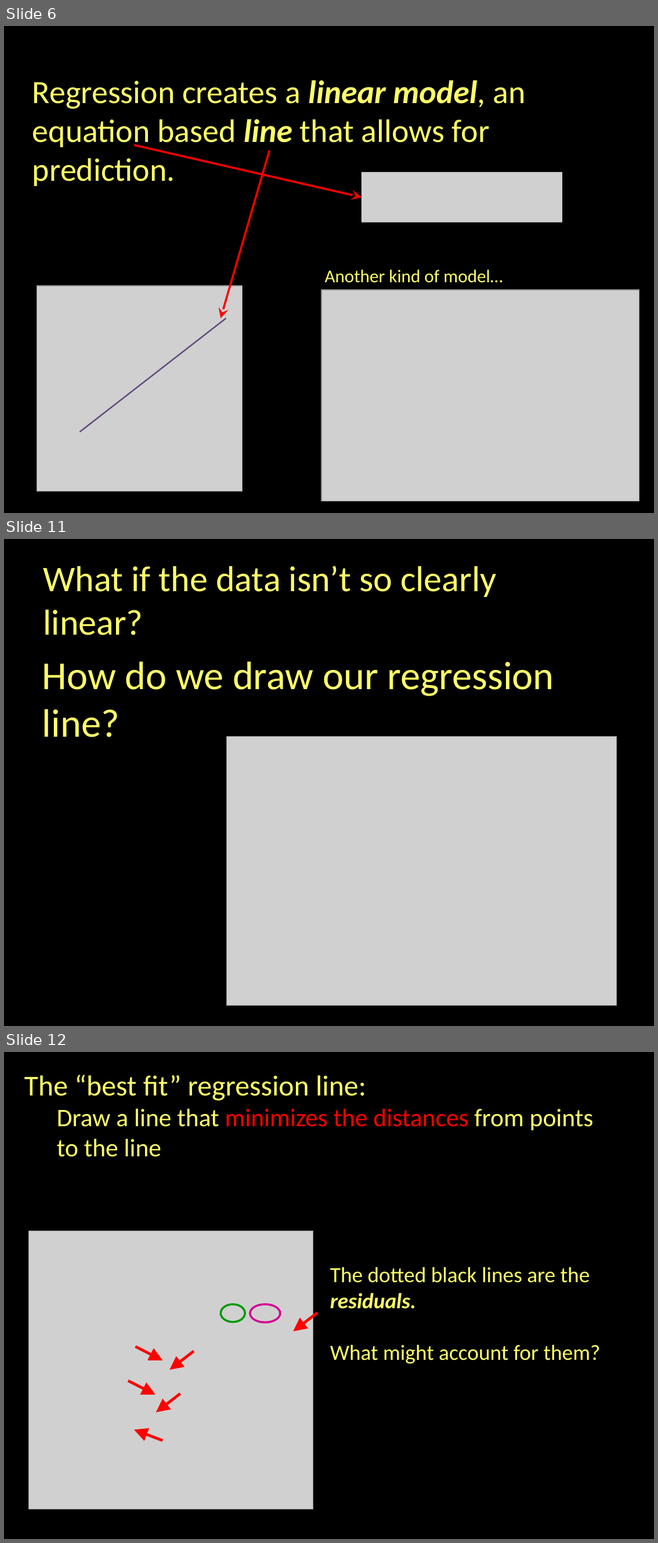
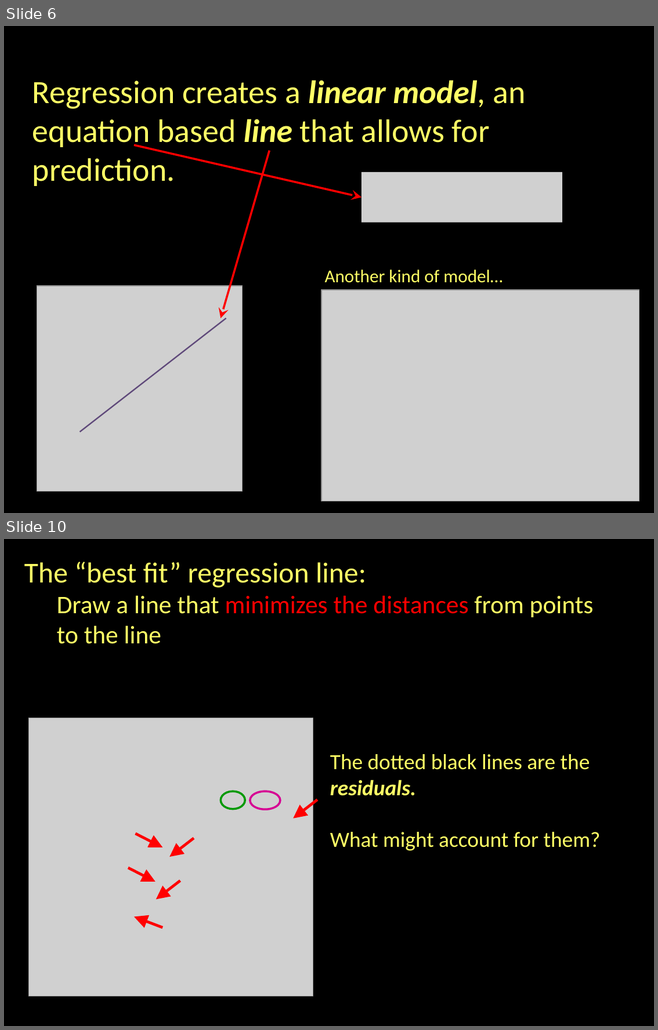
Before and after one commit to jshannon75/geog4300, a slide deck: Slides/Geog4300 Fa17 Lecture 14-1 Regression.pptx. Shown one above the other, each under a label of ours: slides 6, 11 and 12 before the commit, slides 6 and 10 after it; the slides between them are not shown. The pictures are 658x1543 and 658x1030 pixels, drawn with LibreOffice and Linux fonts; fonts in the diff are those of the drawing; grey boxes stand for pictures. Boxes give left, top, right and bottom in pixels: in the first picture for what was removed or moved away, otherwise in the second. Text is boxed around its words. In the diff, an @@ line names an element or a change of style, - is before the commit and + after.

```diff
--- a/Slides/Geog4300 Fa17 Lecture 14-1 Regression.pptx
+++ b/Slides/Geog4300 Fa17 Lecture 14-1 Regression.pptx
@@ slide 11 removed at box(4, 539, 654, 1026), background #000000 @@
@@ text removed at box(43, 566, 496, 635) @@
-What if the data isn’t so clearly linear?
@@ text removed at box(42, 661, 553, 737) @@
-How do we draw our regression line?
@@ picture removed at box(226, 736, 616, 1006) @@
@@ what was slide 12 is now slide 10 @@
```
Also in this commit, not shown: 3 slides changed, 3 other slides removed, 54 other files.
